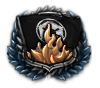
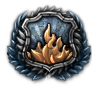
Revision of a layered 100x88 image; what changed, layer by layer:
moved "Flagpole" into group "FLAG" over [15, 14, 32, 59]
moved "empire_galactic" into group "FLAG" over [17, 14, 81, 52]
moved "Layer 5" into group "FLAG" over [17, 15, 81, 52]